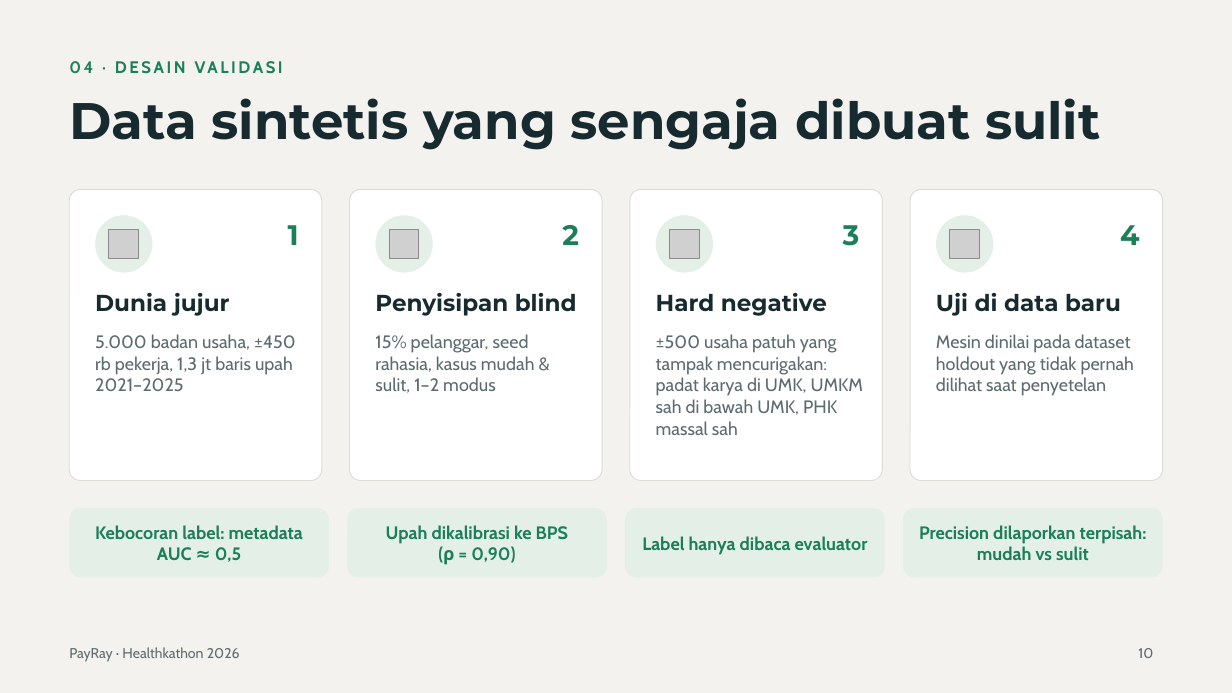
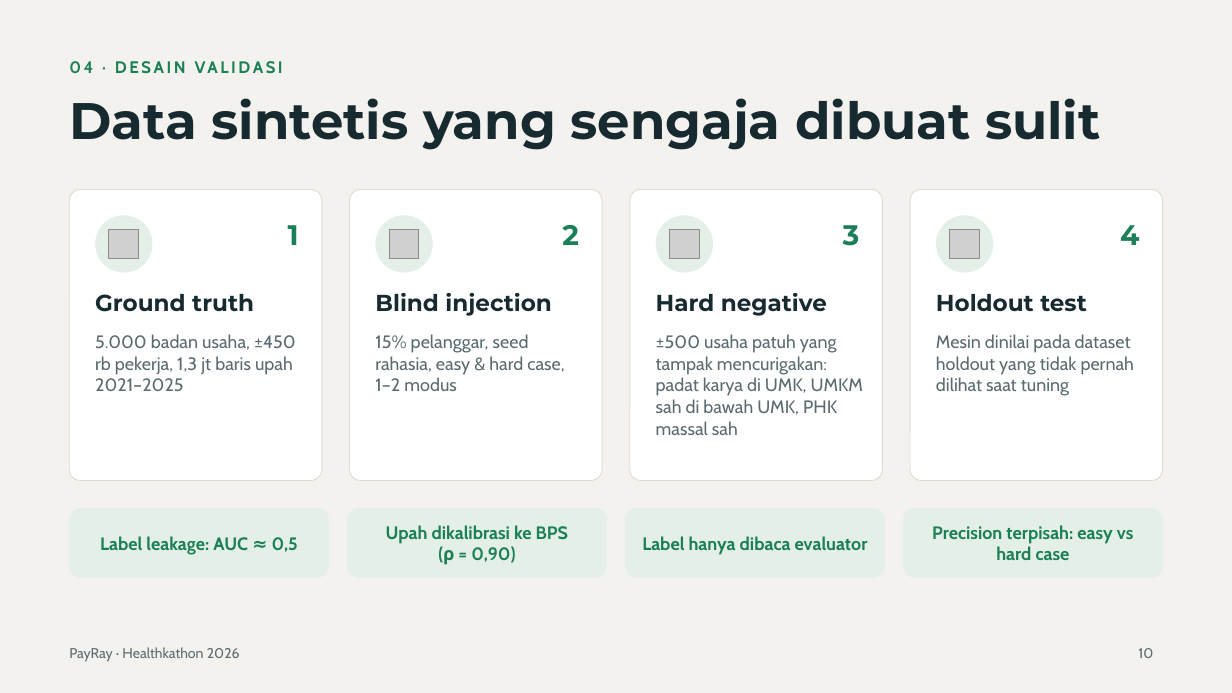
Before and after one commit to karuqii9704/healthkathon-bpjs, a slide deck: slide 10 of docs/deck/PayRay_Healthkathon2026_revisi.pptx. Drawn at 1232x693 pixels with LibreOffice and Linux fonts; fonts in the diff are those of the drawing; grey boxes stand for pictures. Boxes give left, top, right and bottom in pixels: in the first picture for what was removed or moved away, otherwise in the second. Text is boxed around its words. In the diff, an @@ line names an element or a change of style, - is before the commit and + after.

```diff
--- a/docs/deck/PayRay_Healthkathon2026_revisi.pptx
+++ b/docs/deck/PayRay_Healthkathon2026_revisi.pptx
@@ text at [95, 294, 254, 312]: text changed @@
-Dunia jujur
+Ground truth
@@ text at [375, 293, 551, 316]: text changed @@
-Penyisipan blind
+Blind injection
@@ text at [936, 294, 1087, 311]: text changed @@
-Uji di data baru
+Holdout test
@@ text at [375, 334, 564, 391]: text changed @@
-15% pelanggar, seed rahasia, kasus mudah & sulit, 1–2 modus
+15% pelanggar, seed rahasia, easy & hard case, 1–2 modus
@@ text at [936, 334, 1134, 396]: text changed @@
-Mesin dinilai pada dataset holdout yang tidak pernah dilihat saat penyetelan
+Mesin dinilai pada dataset holdout yang tidak pernah dilihat saat tuning
@@ text at [100, 536, 298, 555]: text changed @@
-Kebocoran label: metadata AUC ≈ 0,5
+Label leakage: AUC ≈ 0,5
@@ text at [932, 525, 1133, 560]: text changed @@
-Precision dilaporkan terpisah: mudah vs sulit
+Precision terpisah: easy vs hard case
```
Also in this commit, not shown: 4 other slides changed, 5 other files.
